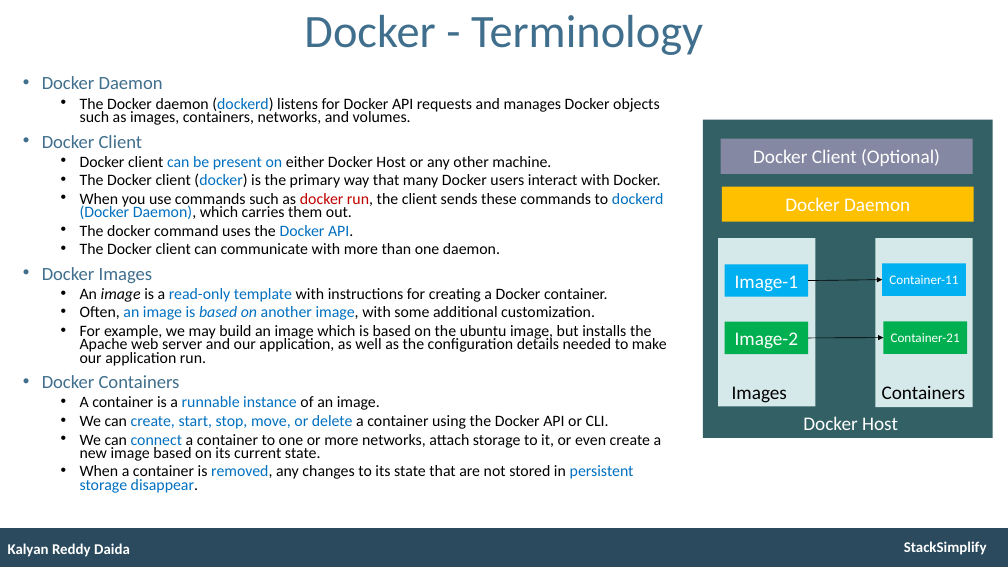
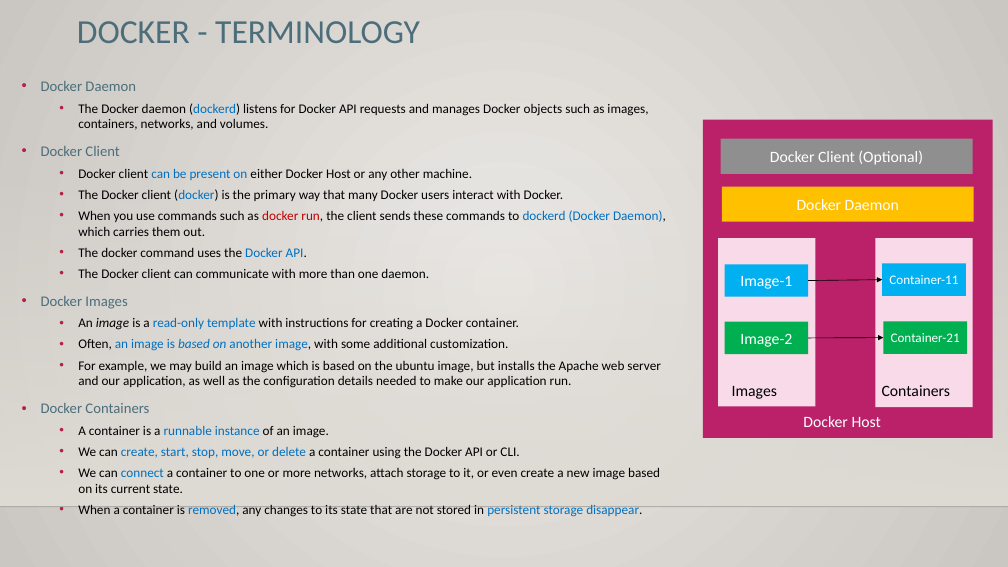
Before and after one commit to saikiranchalla1/learning-docker-kubernetes-on-azure-aks, a slide deck: slide 9 of 1_docker-fundamentals/otherfiles/presentation/Docker-Fundamentals-v1.pptx. Drawn at 1008x567 pixels with LibreOffice and Linux fonts; fonts in the diff are those of the drawing; background and template pictures are left out. Boxes give left, top, right and bottom in pixels: in the first picture for what was removed or moved away, otherwise in the second. Text is boxed around its words. In the diff, an @@ line names an element or a change of style, - is before the commit and + after.

```diff
--- a/1_docker-fundamentals/otherfiles/presentation/Docker-Fundamentals-v1.pptx
+++ b/1_docker-fundamentals/otherfiles/presentation/Docker-Fundamentals-v1.pptx
@@ background #FFFFFF to gradient #ECEAE7 to #CAC7C1 @@
@@ title at (77, 21, 420, 43): text changed; size 53 to 38.4 pt; text colour #406F8D to #4C6E7A @@
-Docker - Terminology
+DOCKER - TERMINOLOGY
@@ text "Docker Daemon" at (41, 81, 666, 517): size 21.2 to 16.8 pt, text colour #406F8D to #4C6E7A in "Docker Daemon", "Docker Client", "Docker Images", "Docker Containers"; size 18.1 to 15.1 pt; line spacing 0.7 to 1 @@
@@ rectangle at (703, 120, 993, 438): fill #326065 to #BA2169 @@
@@ rectangle "Docker Client (Optional)" at (721, 139, 973, 174): size 22 to 18 pt; fill #8588A2 to #8F8F8F @@
@@ rectangle added at (0, 167, 1008, 507), fill gradient #DFDBD5 @@
@@ size 22 to 18 pt in 6 elements at (803, 416, 881, 427), (732, 386, 777, 399), (882, 385, 951, 396), (724, 265, 808, 297), (724, 322, 808, 354), (722, 186, 974, 222) @@
@@ rectangle at (718, 238, 815, 406): fill #D6E9EA to #F8DAE8 @@
@@ rectangle at (876, 238, 973, 408): fill #D6E9EA to #F8DAE8 @@
@@ line added from (0, 507) to (1008, 507), #000001 1 pt @@
@@ rectangle removed at (0, 528, 1008, 567) @@
@@ text removed at (8, 543, 130, 557) @@
-Kalyan Reddy Daida
@@ text removed at (904, 541, 987, 555) @@
-StackSimplify
```
Also in this commit, not shown: 10 other slides changed, 6 other files.
